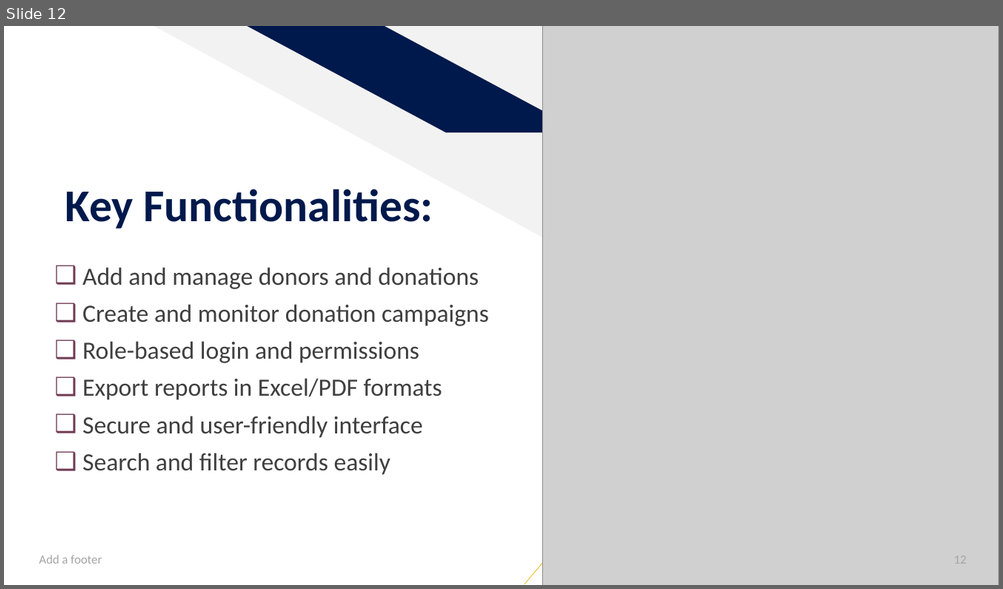
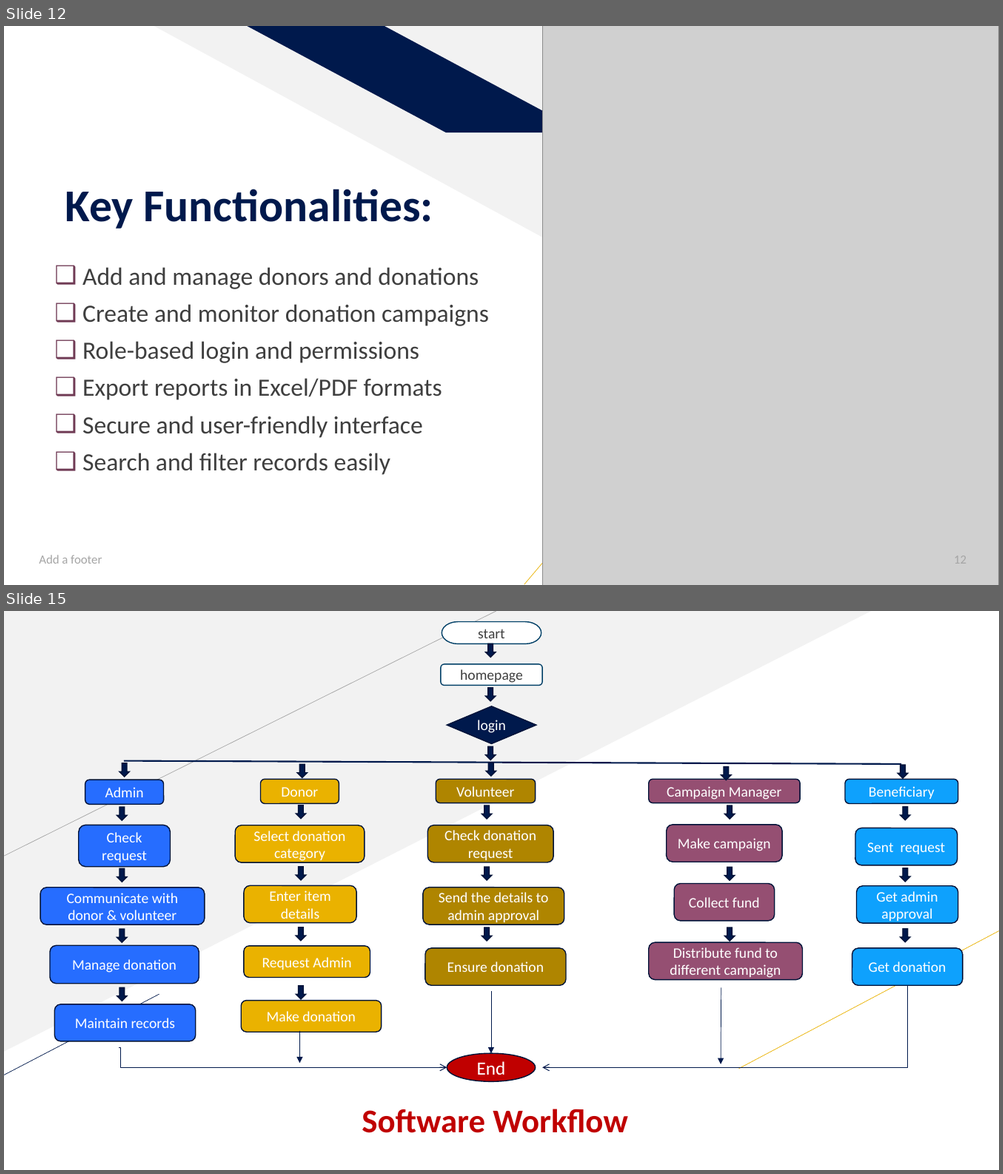
Before and after one commit to SharminAkter13/php_project, a slide deck: Donation Management System.pptx. Shown one above the other, each under a label of ours: slide 12 before the commit, slides 12 and 15 after it; the slides between them are not shown. The pictures are 1003x589 and 1003x1174 pixels, drawn with LibreOffice and Linux fonts; fonts in the diff are those of the drawing; grey boxes stand for pictures. Boxes give left, top, right and bottom in pixels: in the first picture for what was removed or moved away, otherwise in the second. Text is boxed around its words. In the diff, an @@ line names an element or a change of style, - is before the commit and + after.

```diff
--- a/Donation Management System.pptx
+++ b/Donation Management System.pptx
@@ slide 15 added at (4,611,999,1170), background #FFFFFF @@
@@ right triangle added at (4,611,871,1052), fill #F2F2F2 @@
@@ line added from (4, 857) to (496, 611), #A6A6A6 0.5 pt @@
@@ line added from (739, 1069) to (999, 931), #EAB200 0.5 pt @@
@@ group added at (40,621,962,1082): 25 down arrows, 23 rounded rectangles, 3 arrows, 2 elbow arrows, 1 pill shape, 1 diamond, 1 ellipse, 1 line @@
+start
+homepage
+login
+Admin
+Donor
+Volunteer
+Campaign Manager
+Beneficiary
+Check request
+Communicate with donor & volunteer
+Manage donation
+Maintain records
+Select donation category
+Enter item details
+Request Admin
+Make donation
+Check donation request
+Send the details to admin approval
+Ensure donation
+Make campaign
+Distribute fund to different campaign
+Get admin approval
+Sent request
+Collect fund
+Get donation
+End
@@ line added from (4, 1076) to (159, 994), #00194C 0.5 pt @@
@@ text added at (361,1109,628,1133), 32 pt, text #C00000, bold @@
+Software Workflow
```
Also in this commit, not shown: 2 slides changed, 6 other slides added, 4 slides removed, 6 other files.
